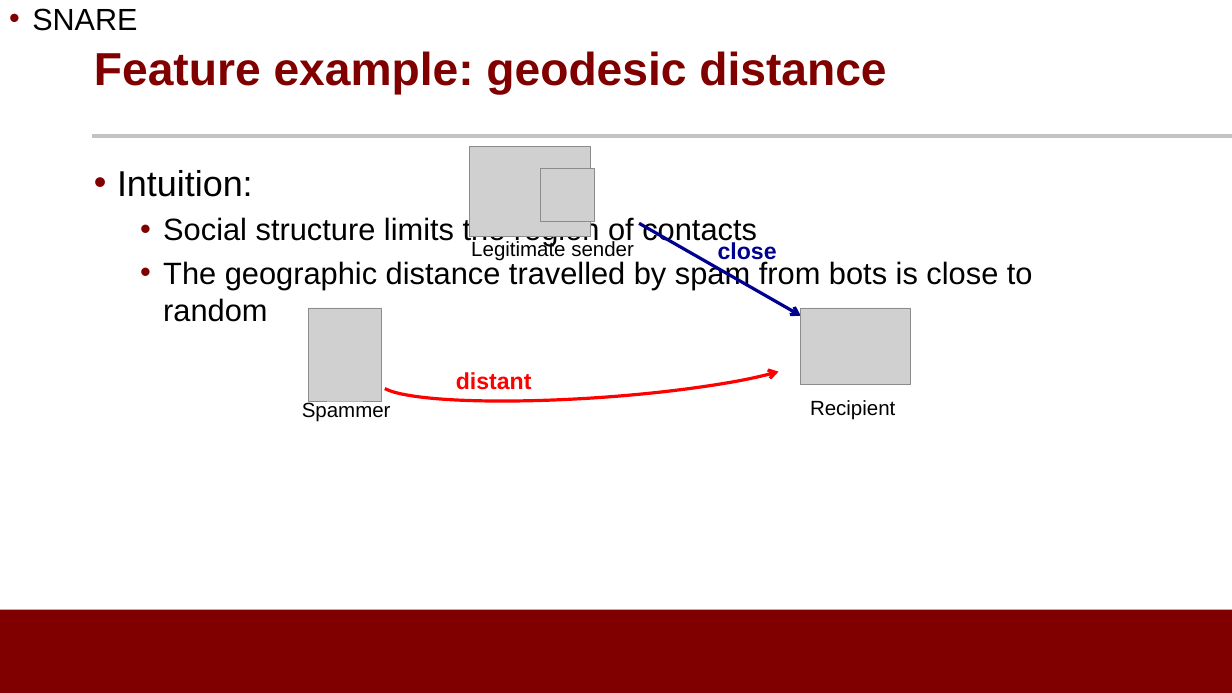
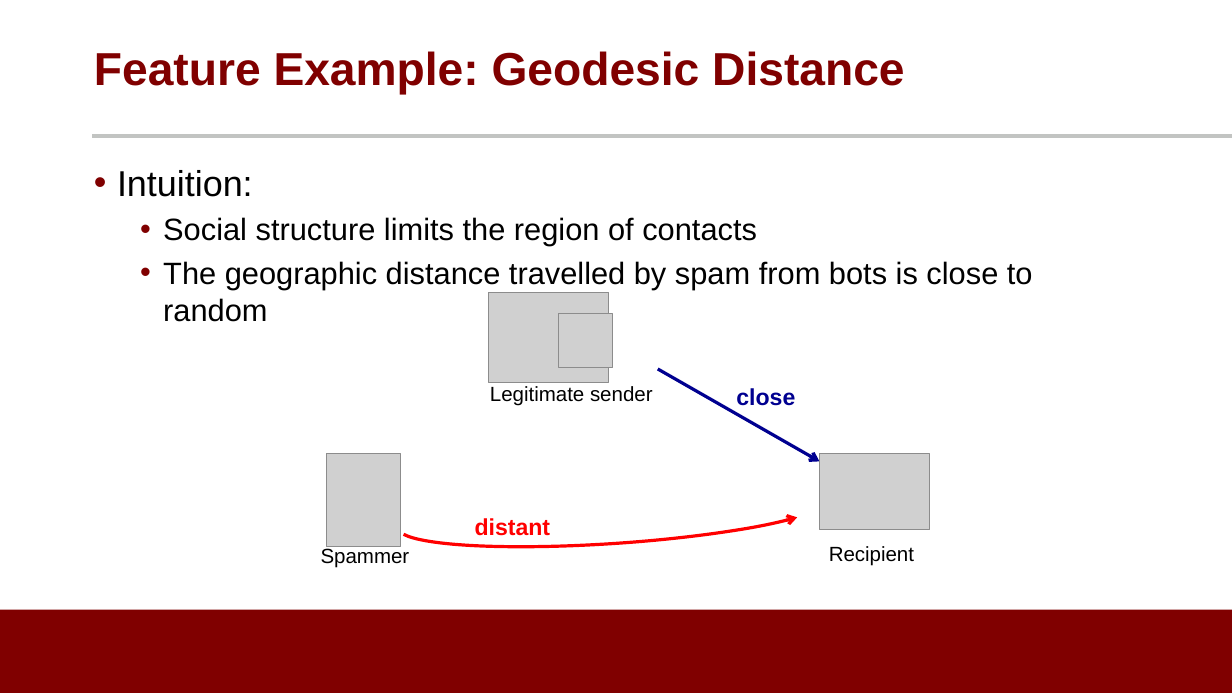
Before and after one commit to noise-lab/ML-Cybersecurity, a slide deck: slide 7 of module-3/ppt/3.2-Supervised Learning.pptx (slide 8 before the commit). Drawn at 1232x693 pixels with LibreOffice and Linux fonts; fonts in the diff are those of the drawing; grey boxes stand for pictures; background and template pictures are left out. Boxes give left, top, right and bottom in pixels: in the first picture for what was removed or moved away, otherwise in the second. Text is boxed around its words. In the diff, an @@ line names an element or a change of style, - is before the commit and + after.

```diff
--- a/module-3/ppt/3.2-Supervised Learning.pptx
+++ b/module-3/ppt/3.2-Supervised Learning.pptx
@@ text removed at bbox=[32, 8, 137, 31] @@
-• SNARE
@@ title at bbox=[94, 51, 904, 95]: text changed @@
-Feature example: geodesic distance
+Feature Example: Geodesic Distance
@@ 5 texts, 4 pictures, 1 arc (boxed as its full ellipse), 1 arrow: place and size @@
-5 texts, 4 pictures, 1 arc (boxed as its full ellipse), 1 arrow at bbox=[302, 146, 911, 422]
+5 texts, 4 pictures, 1 arc (boxed as its full ellipse), 1 arrow at bbox=[321, 292, 930, 568]
```
Also in this commit, not shown: 3 other slides changed, 2 slides added, 1 slide removed, 5 other files.
